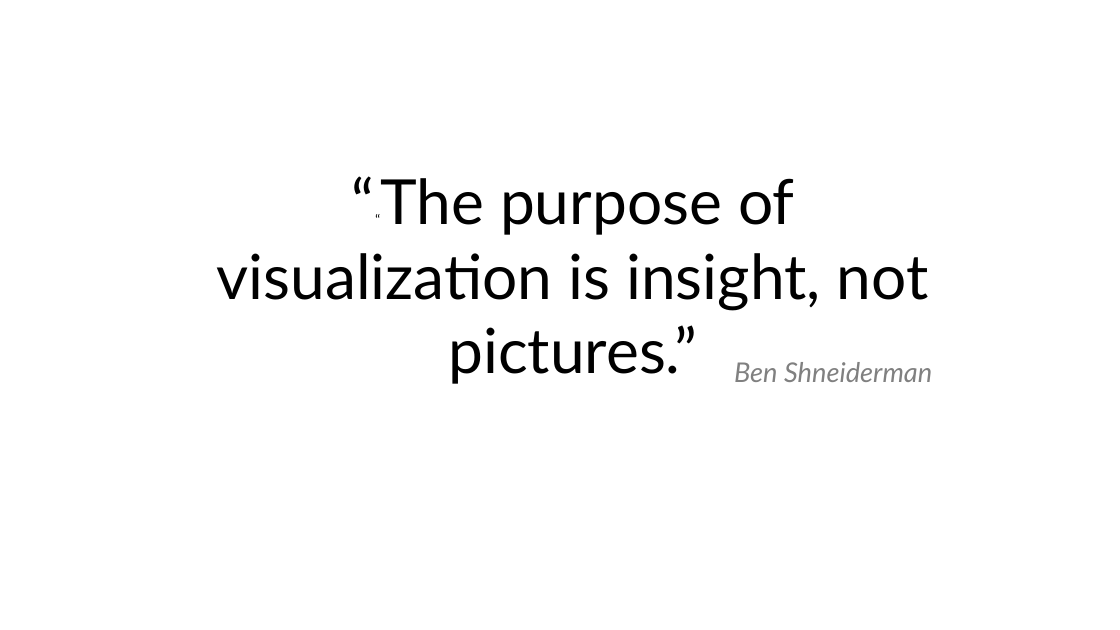
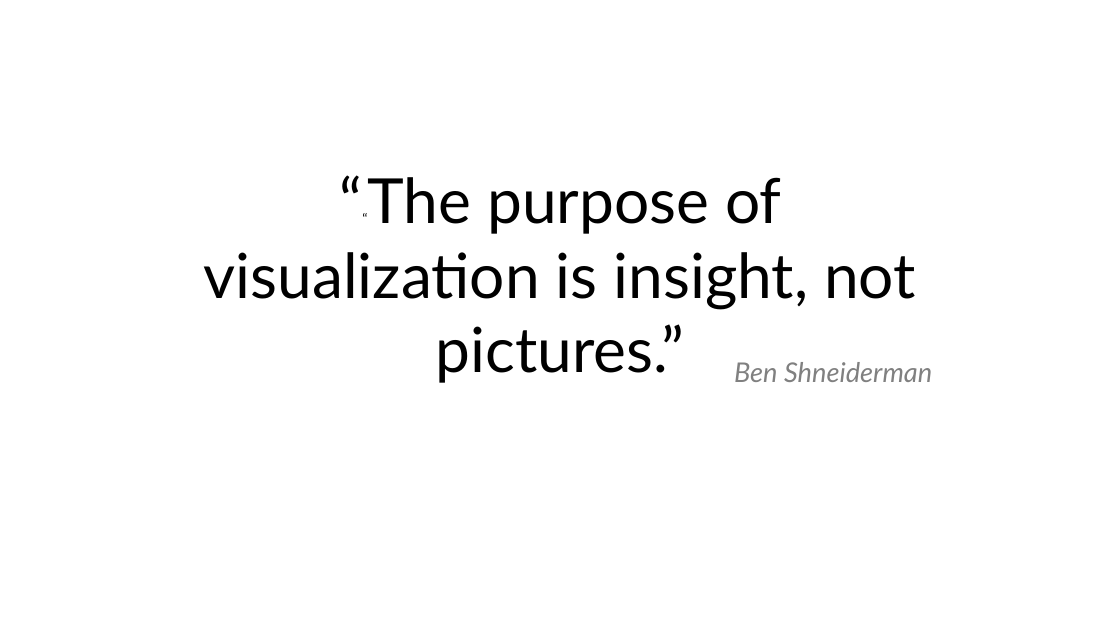
Before and after one commit to PrateekKumarSingh/Presentations, a slide deck: slide 3 of Visualize-Document-Infrastructure/ppt/VisualizeDocument.pptx. Drawn at 1120x630 pixels with LibreOffice and Linux fonts; fonts in the diff are those of the drawing; background and template pictures are left out. Boxes give left, top, right and bottom in pixels: in the first picture for what was removed or moved away, otherwise in the second. Text is boxed around its words. In the diff, an @@ line names an element or a change of style, - is before the commit and + after.

```diff
--- a/Visualize-Document-Infrastructure/ppt/VisualizeDocument.pptx
+++ b/Visualize-Document-Infrastructure/ppt/VisualizeDocument.pptx
@@ text "““The purpose of visualization is ...": place and size @@
-text "““The purpose of visualization is ..." at (216, 178, 929, 384)
+text "““The purpose of visualization is ..." at (204, 177, 916, 383)
```
Also in this commit, not shown: 6 other slides changed, 1 slide added, 1 slide removed, 41 other files.
